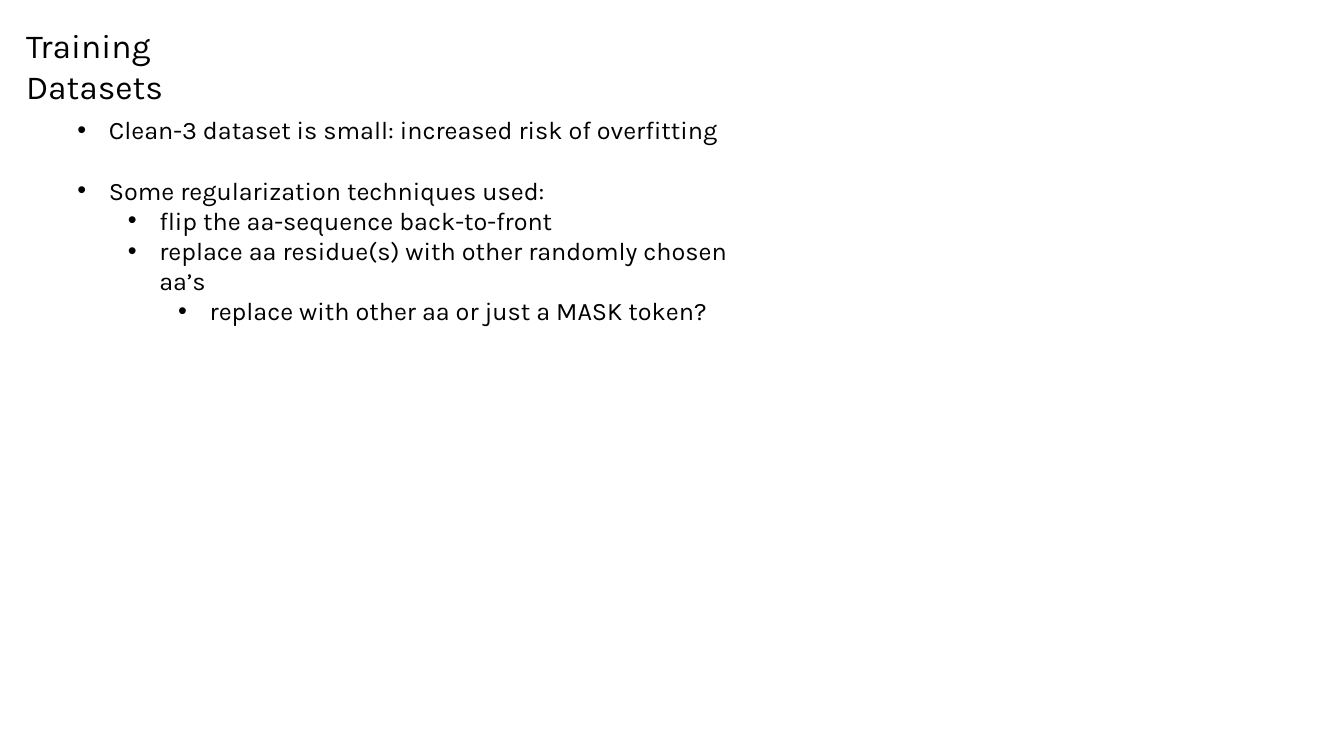
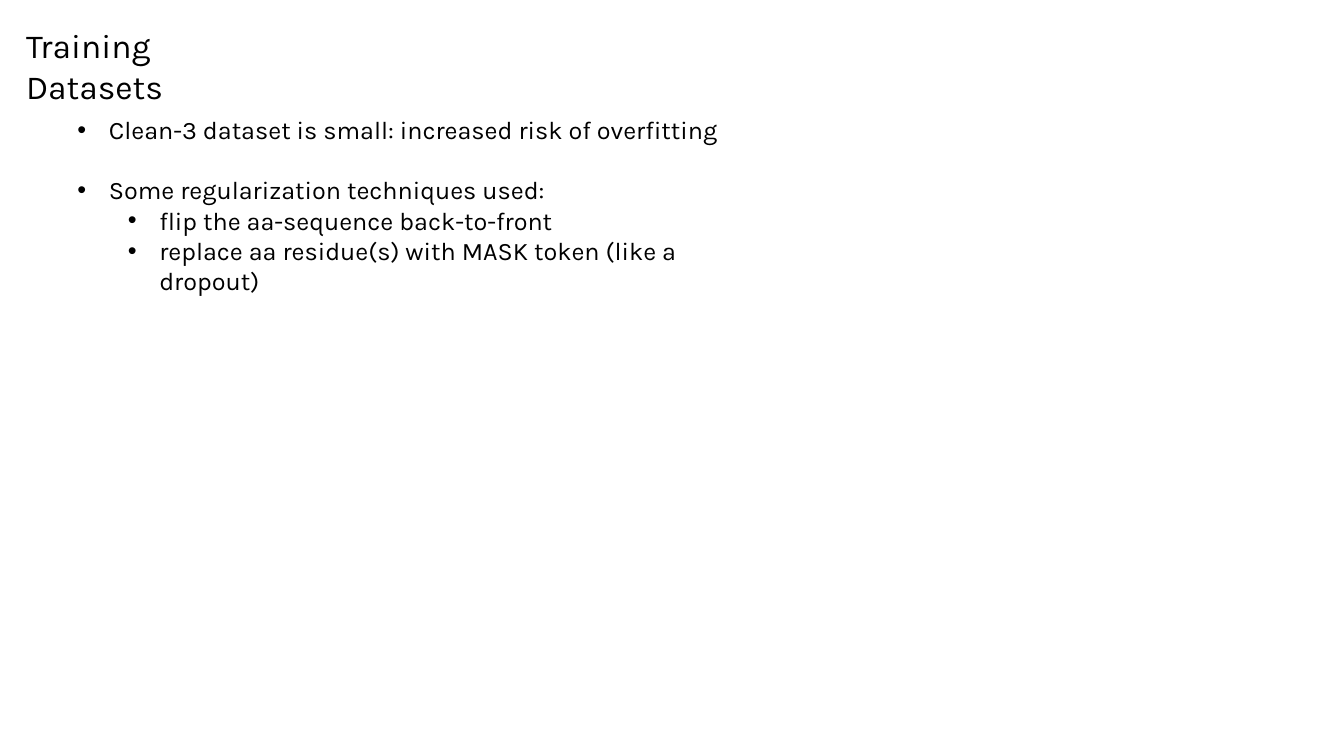
Before and after one commit to planaria158/BERT-antibody-antigen-binding-energy, a slide deck: slide 5 of Homework-aAlphaBio.pptx. Drawn at 1344x756 pixels with LibreOffice and Linux fonts; fonts in the diff are those of the drawing. Boxes give left, top, right and bottom in pixels: in the first picture for what was removed or moved away, otherwise in the second. Text is boxed around its words. In the diff, an @@ line names an element or a change of style, - is before the commit and + after.

```diff
--- a/Homework-aAlphaBio.pptx
+++ b/Homework-aAlphaBio.pptx
@@ text at bbox=[159, 242, 676, 266]: text changed @@
-  • replace aa residue(s) with other randomly chosen aa’s
-    • replace with other aa or just a MASK token?
+  • replace aa residue(s) with MASK token (like a dropout)
```
Also in this commit, not shown: 7 other slides changed, 5 slides added.
